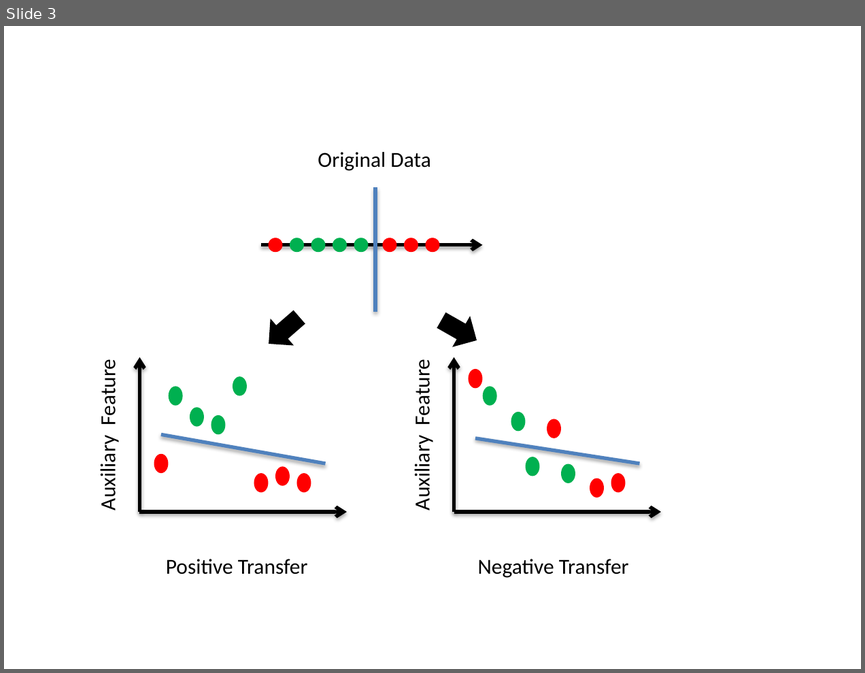
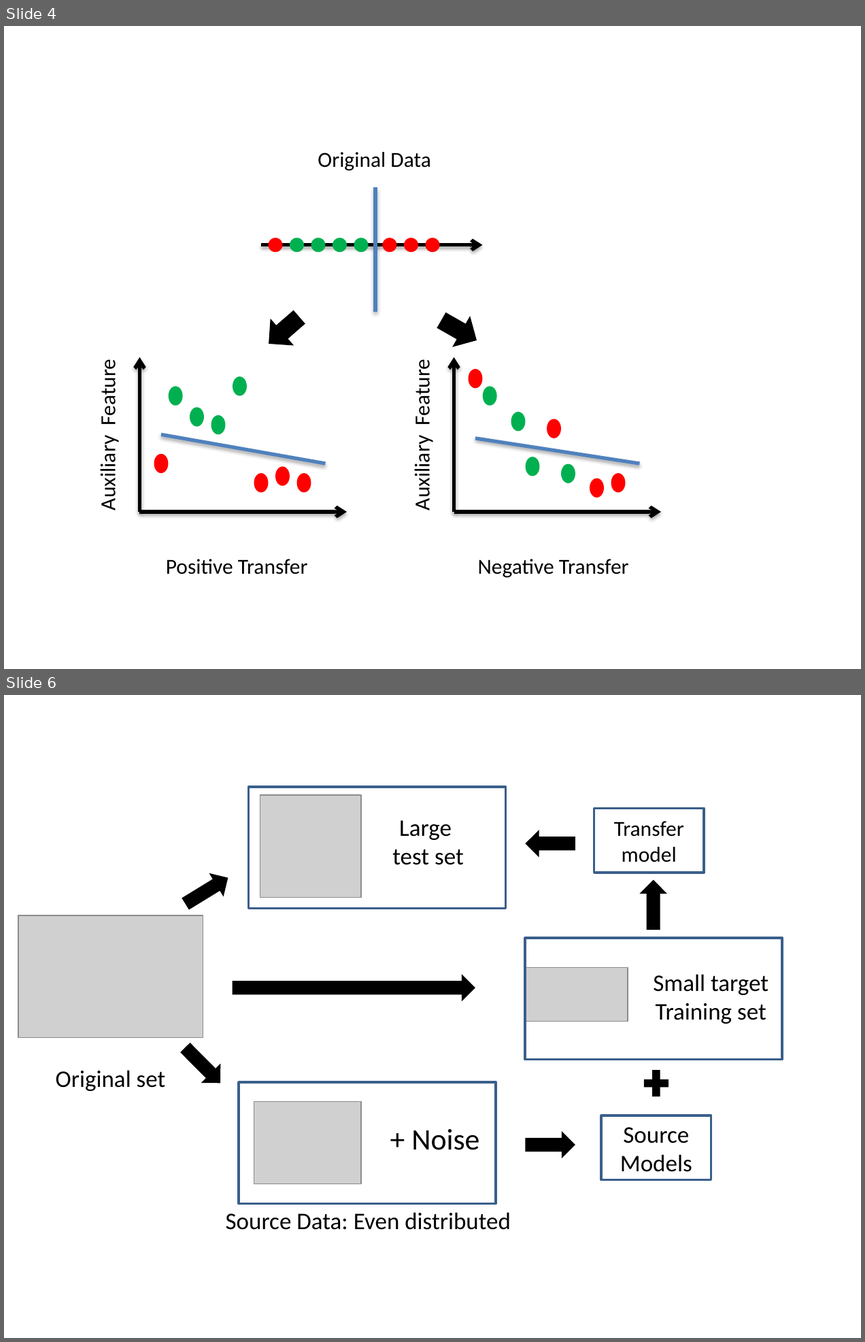
Before and after one commit to shuangao/thesis, a slide deck: transfer/fig/Presentation1.pptx. Shown one above the other, each under a label of ours: slide 3 before the commit, slides 4 and 6 after it; the slides between them are not shown. The pictures are 865x673 and 865x1342 pixels, drawn with LibreOffice and Linux fonts; fonts in the diff are those of the drawing; grey boxes stand for pictures. Boxes give left, top, right and bottom in pixels: in the first picture for what was removed or moved away, otherwise in the second. Text is boxed around its words. In the diff, an @@ line names an element or a change of style, - is before the commit and + after.

```diff
--- a/transfer/fig/Presentation1.pptx
+++ b/transfer/fig/Presentation1.pptx
@@ slide 6 added at (x1=4, y1=695, x2=861, y2=1338), background #FFFFFF @@
@@ rectangle added at (x1=248, y1=787, x2=505, y2=909), outline #3A5F8C 2 pt @@
@@ picture added at (x1=260, y1=795, x2=361, y2=898) @@
@@ rectangle added at (x1=594, y1=808, x2=704, y2=872), outline #3A5F8C 2 pt, 18 pt, text #000000 @@
+Transfer model
@@ text added at (x1=392, y1=820, x2=464, y2=865), 20 pt, text #000000 @@
+Large
+test set
@@ down arrow added at (x1=526, y1=830, x2=575, y2=857), fill #000000 @@
@@ down arrow added at (x1=178, y1=866, x2=235, y2=915), fill #000000 @@
@@ down arrow added at (x1=640, y1=880, x2=667, y2=930), fill #000000 @@
@@ picture added at (x1=18, y1=915, x2=203, y2=1038) @@
@@ rectangle added at (x1=525, y1=938, x2=782, y2=1060), outline #3A5F8C 2 pt @@
@@ down arrow added at (x1=232, y1=974, x2=475, y2=1002), fill #000000 @@
@@ picture added at (x1=526, y1=968, x2=628, y2=1021) @@
@@ text added at (x1=653, y1=974, x2=768, y2=1023), 20 pt, text #000000 @@
+Small target
+Training set
@@ down arrow added at (x1=175, y1=1038, x2=230, y2=1092), fill #000000 @@
@@ text added at (x1=56, y1=1070, x2=166, y2=1091), 20 pt, text #000000 @@
+Original set
@@ plus sign added at (x1=640, y1=1065, x2=673, y2=1101), fill #000000 @@
@@ rectangle added at (x1=239, y1=1083, x2=496, y2=1204), outline #3A5F8C 2 pt @@
@@ picture added at (x1=254, y1=1101, x2=361, y2=1183) @@
@@ rectangle added at (x1=601, y1=1116, x2=711, y2=1180), outline #3A5F8C 2 pt, 20 pt, text #000000 @@
+Source Models
@@ text added at (x1=411, y1=1129, x2=479, y2=1150), 25 pt, text #000000 @@
++ Noise
@@ down arrow added at (x1=526, y1=1130, x2=575, y2=1157), fill #000000 @@
@@ text added at (x1=226, y1=1212, x2=511, y2=1229), 20 pt, text #000000 @@
+Source Data: Even distributed
@@ what was slide 3 is now slide 4 @@
```
Also in this commit, not shown: 1 slide changed, 2 other slides added, 1 slide removed, 35 other files.
